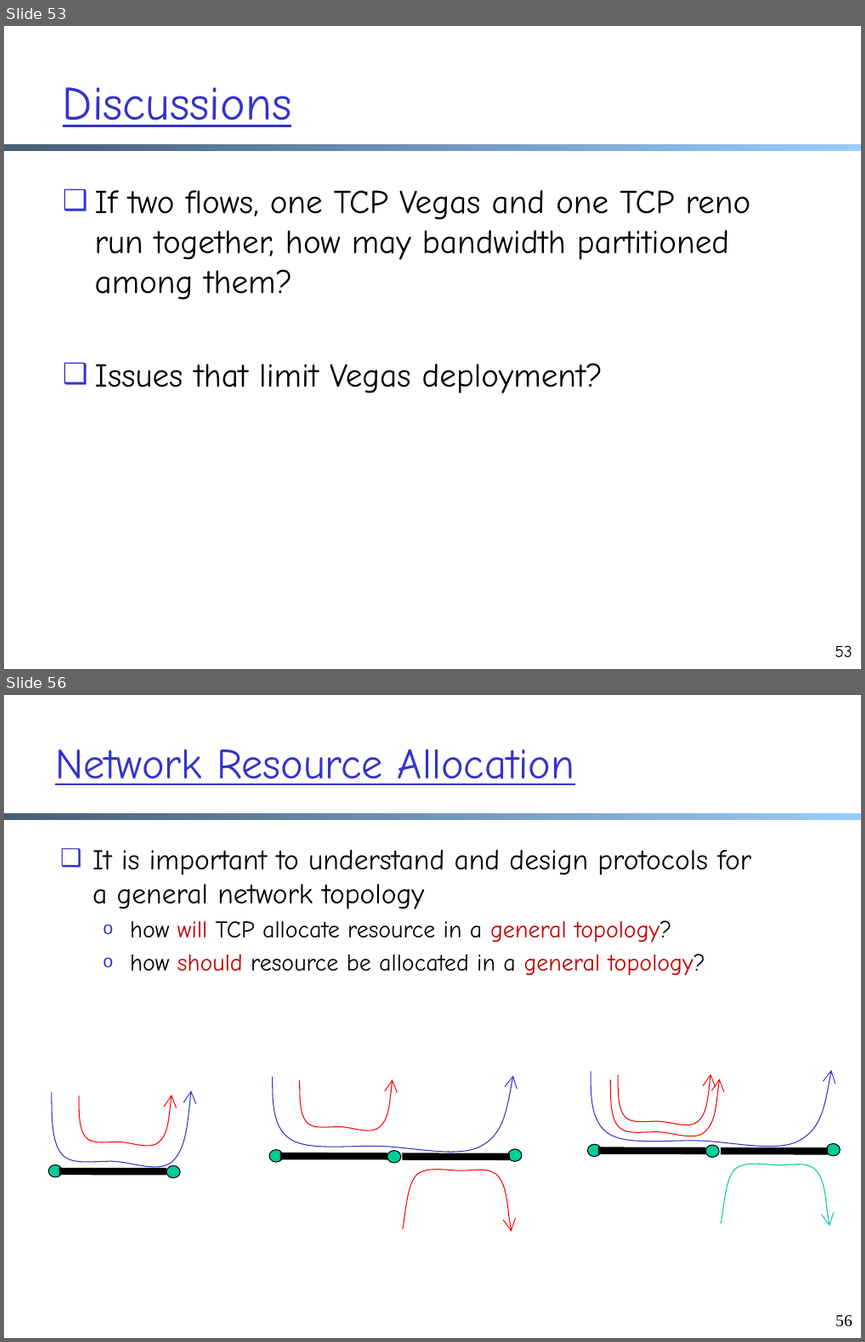
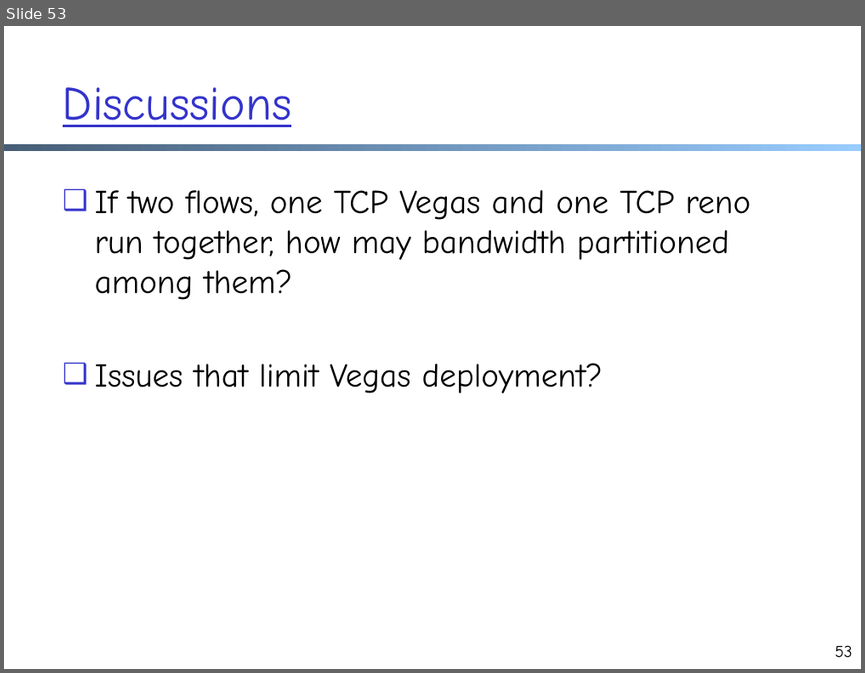
Before and after one commit to xiangq27/xiangq27.github.io, a slide deck: courses/cnns-xmuf22/files/lectures/transport-cc.pptx. Shown one above the other, each under a label of ours: slides 53 and 56 before the commit, slide 53 after it; the slides between them are not shown. The pictures are 865x1342 and 865x673 pixels, drawn with LibreOffice and Linux fonts; fonts in the diff are those of the drawing. Boxes give left, top, right and bottom in pixels: in the first picture for what was removed or moved away, otherwise in the second. Text is boxed around its words. In the diff, an @@ line names an element or a change of style, - is before the commit and + after.

```diff
--- a/courses/cnns-xmuf22/files/lectures/transport-cc.pptx
+++ b/courses/cnns-xmuf22/files/lectures/transport-cc.pptx
@@ slide 56 removed at [4, 695, 861, 1338], background #FFFFFF; not listed: 1 template element that a slide beside it also shows @@
@@ text removed at [55, 749, 575, 785] @@
-Network Resource Allocation
@@ text removed at [92, 850, 751, 975] @@
-❑ It is important to understand and design protocols for a general network topology
-  o how will TCP allocate resource in a general topology?
-  o how should resource be allocated in a general topology?
@@ group removed at [587, 1069, 840, 1226]: 4 freeform shapes, 3 ellipses, 2 lines @@
@@ group removed at [48, 1090, 192, 1178]: 2 ellipses, 2 freeform shapes, 1 line @@
@@ group removed at [269, 1076, 522, 1231]: 3 ellipses, 3 freeform shapes, 2 lines @@
@@ page number removed at [835, 1315, 852, 1327] @@
-56
```
Also in this commit, not shown: 1 slide changed, 12 other slides removed, 5 other files.
